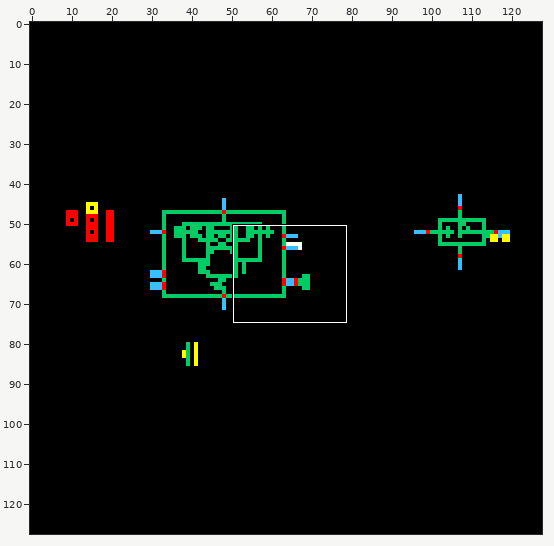
One commit to this sprite sheet: skywater130_bag3_sar_adc_gen/OA/skywater130_bag3_sar_adc/sar_comp/schematic/thumbnail_128x128.png. Above: a wide view before the commit, with the close-up outlined.
Close-up. Before the commit:
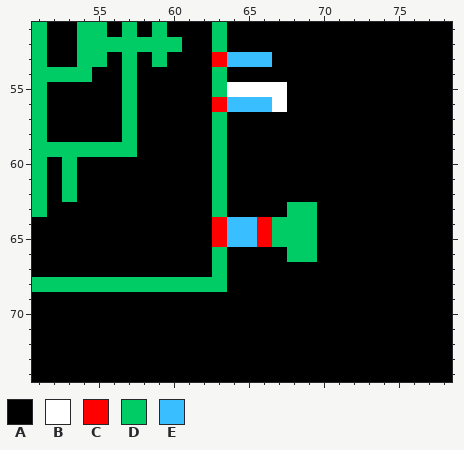
The file is 128x128 pixels. Shown: x 51..78, y 51..74.
Palette (. is transparent): A #000000  B #ffffff  C #ff0000  D #00cc66  E #39bfff
Pixels before, first column x 51:
51 DAADDADADAAADAAAAAAAAAAAAAAA
52 DAADDDDDDDAADAAAAAAAAAAAAAAA
53 DAADDADADAAACEEEAAAAAAAAAAAA
54 DDDDAADAAAAADAAAAAAAAAAAAAAA
55 DAAAAADAAAAADBBBBAAAAAAAAAAA
56 DAAAAADAAAAACEEEBAAAAAAAAAAA
57 DAAAAADAAAAADAAAAAAAAAAAAAAA
58 DAAAAADAAAAADAAAAAAAAAAAAAAA
59 DDDDDDDAAAAADAAAAAAAAAAAAAAA
60 DADAAAAAAAAADAAAAAAAAAAAAAAA
61 DADAAAAAAAAADAAAAAAAAAAAAAAA
62 DADAAAAAAAAADAAAAAAAAAAAAAAA
63 DAAAAAAAAAAADAAAADDAAAAAAAAA
64 AAAAAAAAAAAACEECDDDAAAAAAAAA
65 AAAAAAAAAAAACEECDDDAAAAAAAAA
66 AAAAAAAAAAAADAAAADDAAAAAAAAA
67 AAAAAAAAAAAADAAAAAAAAAAAAAAA
68 DDDDDDDDDDDDDAAAAAAAAAAAAAAA
69 AAAAAAAAAAAAAAAAAAAAAAAAAAAA
70 AAAAAAAAAAAAAAAAAAAAAAAAAAAA
71 AAAAAAAAAAAAAAAAAAAAAAAAAAAA
72 AAAAAAAAAAAAAAAAAAAAAAAAAAAA
73 AAAAAAAAAAAAAAAAAAAAAAAAAAAA
74 AAAAAAAAAAAAAAAAAAAAAAAAAAAA
And afterwards:
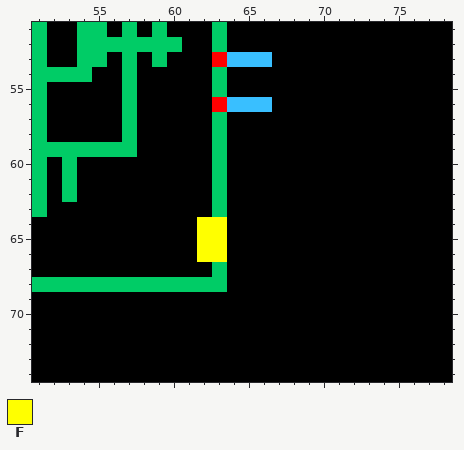
Colours new in this view: F #ffff00
From old to new:
Changed rows in their new state; - is an unchanged pixel.
first column x 64:
55 AAAA
56 ---A
first column x 62:
63 ------AA
64 FFAAAAAA
65 FFAAAAAA
66 FF----AA
Boxes around the changes in both close-ups, in picture pixels (x1, y1, x2, y2):
changed: (227, 82, 287, 112)
changed: (197, 202, 317, 262)
